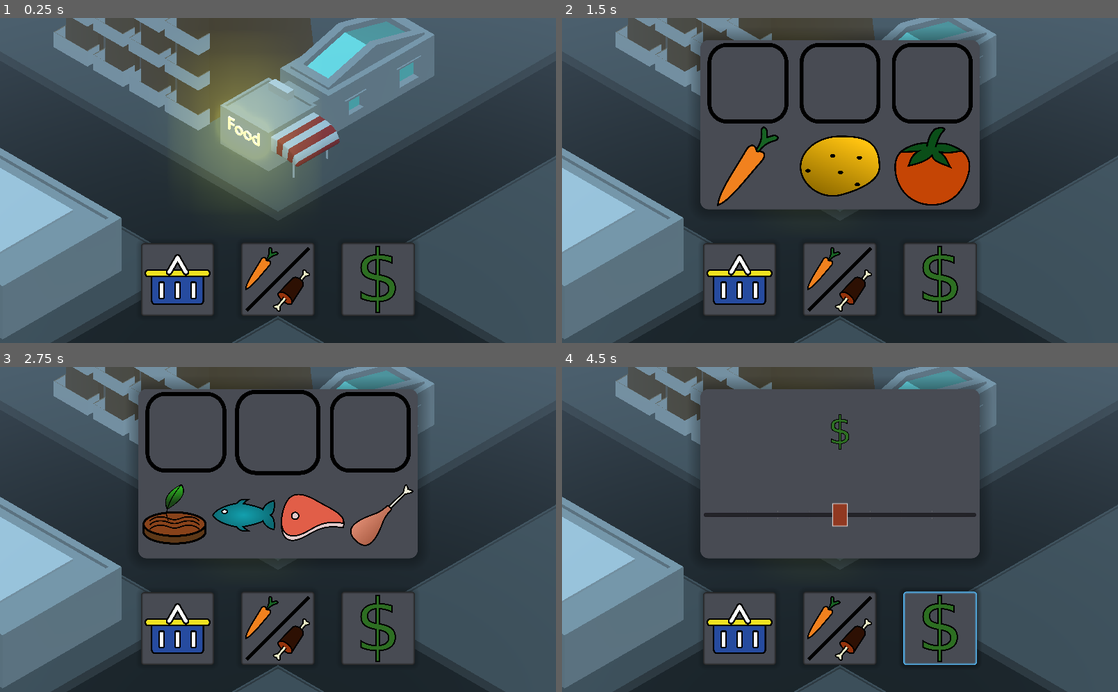
Above: before the commit, frames 1-4 (two rows, left to right).
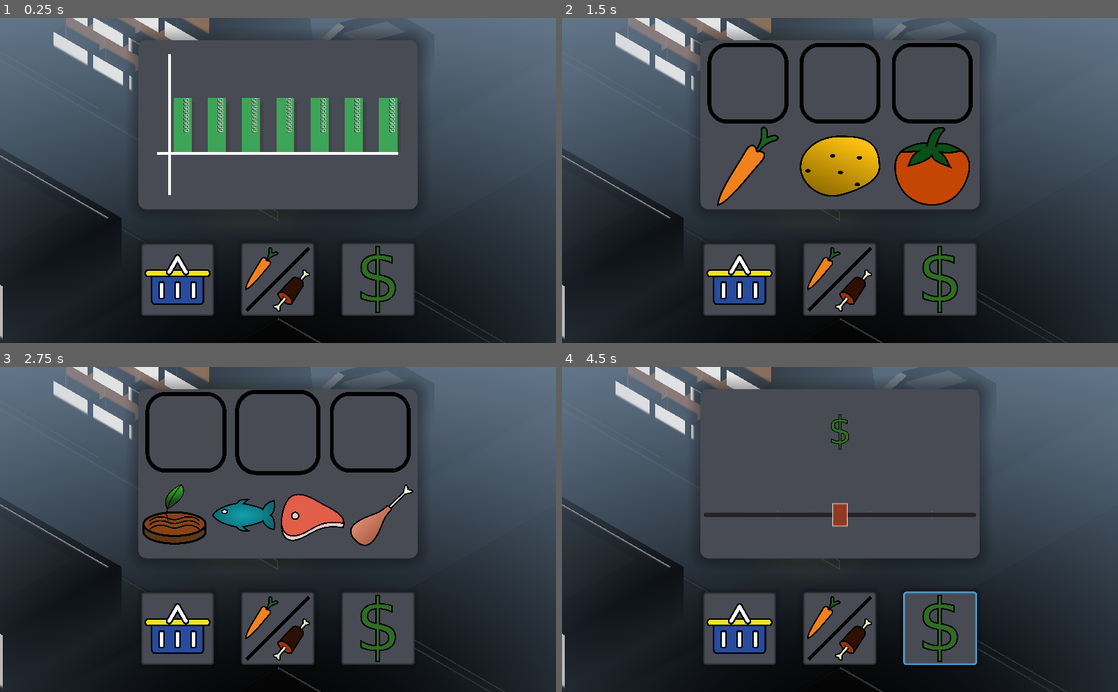
Above: after the commit, the same moments.

Repository: Rhowea/DDUEksamensprojekt
Game: Godot game, scene res://World.tscn
Same seed, same stepped clock (60 frames per second), same inputs: the game is played once before the commit and once after it.
Inputs (mouse positions are in pixels of both pictures, inside the frame that each line leads up to):
- Up to frame 1 (0.25 s): no input
- Up to frame 2 (1.5 s): click (739, 278) at 0.5 s; click (745, 125) at 1.25 s
- Up to frame 3 (2.75 s): click (278, 432) at 2 s
- Up to frame 4 (4.5 s): click (934, 432) at 2.75 s; click (840, 627) at 3.5 s; click (940, 627) at 4.25 s

The runs differ from the first frame. In frame 1, 62% of the frame differs, in the area x 0-100%, y 0-100%; in frame 2, 41%; in frame 3, 41%; in frame 4, 41%.

Commit message:
TODO: Graph resize at different resolutions

Diff:
--- /dev/null
+++ b/Scripts/3dText.gd
@@ -0,0 +1,16 @@
+extends Node
+
+
+# Declare member variables here. Examples:
+# var a = 2
+# var b = "text"
+
+
+# Called when the node enters the scene tree for the first time.
+func _ready():
+	pass # Replace with function body.
+
+
+# Called every frame. 'delta' is the elapsed time since the previous frame.
+#func _process(delta):
+#	pass
--- a/Scripts/Graph.gd
+++ b/Scripts/Graph.gd
@@ -28,7 +28,7 @@
 			bars[n].rect_min_size.y = 10
 			labels[n].text = "0"
 		else:
-			bars[n].rect_min_size.y = (income[n] / 10) * (rect_size.y / 1000)
+			bars[n].rect_min_size.y = (income[n] / 10) * ($Bars.rect_size.y / 500)
 			labels[n].text = String(int(income[n]))
 			print(bars[n].rect_min_size.y)
 	for each in bars:
--- a/Scripts/UI.gd
+++ b/Scripts/UI.gd
@@ -35,6 +35,7 @@
 	"Energy Drink": [0.8, 0.2]
 }
 var serverResponseBody
+signal dayHasPassed()
 
 var http_request : HTTPRequest = HTTPRequest.new()
 const SERVER_URL = "http://kroog.dk/db_test.php"
@@ -201,6 +202,10 @@
 			income[n] = customerAmount * buyerRatio * (price * 100)
 		print(income)
 		set4.setBarHeight(income)
+		emit_signal("dayHasPassed")
+		button4.disabled = true
+		yield($"../../AnimationPlayer", "animation_finished")
+		button4.disabled = false
 		showScreen(set4)
 		set4.playAnim()
 
--- /dev/null
+++ b/Scripts/World.gd
@@ -0,0 +1,6 @@
+extends Spatial
+
+onready var animPlayer = $AnimationPlayer
+
+func _on_MainUI_dayHasPassed():
+	animPlayer.play("Pass day")
--- a/World.tscn
+++ b/World.tscn
@@ -24,6 +24,7 @@
 [ext_resource path="res://Icons/Energy Drink.png" type="Texture" id=22]
 [ext_resource path="res://Icons/Potato.png" type="Texture" id=23]
 [ext_resource path="res://Icons/Water.png" type="Texture" id=24]
+[ext_resource path="res://Scripts/World.gd" type="Script" id=25]
 [ext_resource path="res://Icons/Health and Eco.png" type="Texture" id=26]
 [ext_resource path="res://Scripts/ScoreSubmit.gd" type="Script" id=27]
 [ext_resource path="res://Scripts/HighscoreBoard.gd" type="Script" id=28]
@@ -260,7 +261,35 @@
 size = 33
 font_data = ExtResource( 5 )
 
+[sub_resource type="Animation" id=8]
+resource_name = "Pass day"
+length = 5.0
+tracks/0/type = "bezier"
+tracks/0/path = NodePath("DirectionalLight:rotation_degrees:x")
+tracks/0/interp = 1
+tracks/0/loop_wrap = true
+tracks/0/imported = false
+tracks/0/enabled = true
+tracks/0/keys = {
+"points": PoolRealArray( 0, -0.246064, 9.16222, 0.3, -11.1705, -180, -0.119711, 5.10428, 0.2, -8.52763 ),
+"times": PoolRealArray( 0, 5 )
+}
+
+[sub_resource type="Animation" id=9]
+length = 0.001
+tracks/0/type = "bezier"
+tracks/0/path = NodePath("DirectionalLight:rotation_degrees:x")
+tracks/0/interp = 1
+tracks/0/loop_wrap = true
+tracks/0/imported = false
+tracks/0/enabled = true
+tracks/0/keys = {
+"points": PoolRealArray( 0, -0.25, 0, 0.25, 0 ),
+"times": PoolRealArray( 0 )
+}
+
 [node name="Spatial" type="Spatial"]
+script = ExtResource( 25 )
 
 [node name="Skitse2" parent="." instance=ExtResource( 8 )]
 
@@ -270,6 +299,7 @@
 current = true
 fov = 80.0
 size = 14.7104
+far = 50.0
 
 [node name="MainUI" type="Control" parent="Camera"]
 anchor_right = 1.0
@@ -302,7 +332,6 @@
 alignment = 2
 
 [node name="Panel" type="PanelContainer" parent="Camera/MainUI/AspectRatioContainer/VBoxContainer"]
-visible = false
 margin_right = 504.0
 margin_bottom = 302.0
 size_flags_horizontal = 3
@@ -643,7 +672,7 @@
 anchor_right = 1.0
 anchor_bottom = 1.0
 margin_left = 60.0
-margin_top = -328.0
+margin_top = -281.0
 margin_right = -32.0
 margin_bottom = -100.0
 grow_horizontal = 0
@@ -658,9 +687,9 @@
 anims/RESET = SubResource( 7 )
 
 [node name="ColorRect1" type="ColorRect" parent="Camera/MainUI/AspectRatioContainer/VBoxContainer/Panel/Graph/Bars"]
-margin_top = 128.0
+margin_top = 81.0
 margin_right = 33.0
-margin_bottom = 228.0
+margin_bottom = 181.0
 grow_horizontal = 0
 grow_vertical = 0
 rect_min_size = Vector2( 25, 100 )
@@ -690,9 +719,9 @@
 
 [node name="ColorRect2" type="ColorRect" parent="Camera/MainUI/AspectRatioContainer/VBoxContainer/Panel/Graph/Bars"]
 margin_left = 63.0
-margin_top = 128.0
-margin_right = 96.0
-margin_bottom = 228.0
+margin_top = 81.0
+margin_right = 96.0
+margin_bottom = 181.0
 grow_horizontal = 0
 grow_vertical = 0
 rect_min_size = Vector2( 25, 100 )
@@ -722,9 +751,9 @@
 
 [node name="ColorRect3" type="ColorRect" parent="Camera/MainUI/AspectRatioContainer/VBoxContainer/Panel/Graph/Bars"]
 margin_left = 126.0
-margin_top = 128.0
+margin_top = 81.0
 margin_right = 159.0
-margin_bottom = 228.0
+margin_bottom = 181.0
 grow_horizontal = 0
 grow_vertical = 0
 rect_min_size = Vector2( 25, 100 )
@@ -754,9 +783,9 @@
 
 [node name="ColorRect4" type="ColorRect" parent="Camera/MainUI/AspectRatioContainer/VBoxContainer/Panel/Graph/Bars"]
 margin_left = 189.0
-margin_top = 128.0
+margin_top = 81.0
 margin_right = 222.0
-margin_bottom = 228.0
+margin_bottom = 181.0
 grow_horizontal = 0
 grow_vertical = 0
 rect_min_size = Vector2( 25, 100 )
@@ -786,9 +815,9 @@
 
 [node name="ColorRect5" type="ColorRect" parent="Camera/MainUI/AspectRatioContainer/VBoxContainer/Panel/Graph/Bars"]
 margin_left = 252.0
-margin_top = 128.0
+margin_top = 81.0
 margin_right = 285.0
-margin_bottom = 228.0
+margin_bottom = 181.0
 grow_horizontal = 0
 grow_vertical = 0
 rect_min_size = Vector2( 25, 100 )
@@ -818,9 +847,9 @@
 
 [node name="ColorRect6" type="ColorRect" parent="Camera/MainUI/AspectRatioContainer/VBoxContainer/Panel/Graph/Bars"]
 margin_left = 315.0
-margin_top = 128.0
+margin_top = 81.0
 margin_right = 348.0
-margin_bottom = 228.0
+margin_bottom = 181.0
 grow_horizontal = 0
 grow_vertical = 0
 rect_min_size = Vector2( 25, 100 )
@@ -850,9 +879,9 @@
 
 [node name="ColorRect7" type="ColorRect" parent="Camera/MainUI/AspectRatioContainer/VBoxContainer/Panel/Graph/Bars"]
 margin_left = 378.0
-margin_top = 128.0
+margin_top = 81.0
 margin_right = 412.0
-margin_bottom = 228.0
+margin_bottom = 181.0
 grow_horizontal = 0
 grow_vertical = 0
 rect_min_size = Vector2( 25, 100 )
@@ -1586,6 +1615,7 @@
 autowrap = true
 
 [node name="Buttons" type="HBoxContainer" parent="Camera/MainUI/AspectRatioContainer/VBoxContainer"]
+margin_top = 352.0
 margin_right = 504.0
 margin_bottom = 504.0
 size_flags_horizontal = 5
@@ -1597,16 +1627,16 @@
 
 [node name="AspectRatioContainer" type="AspectRatioContainer" parent="Camera/MainUI/AspectRatioContainer/VBoxContainer/Buttons"]
 margin_right = 134.0
-margin_bottom = 504.0
+margin_bottom = 152.0
 size_flags_horizontal = 3
 size_flags_vertical = 3
 theme = ExtResource( 31 )
 alignment_vertical = 2
 
 [node name="buttonToSet1" type="Button" parent="Camera/MainUI/AspectRatioContainer/VBoxContainer/Buttons/AspectRatioContainer"]
-margin_top = 370.0
+margin_top = 18.0
 margin_right = 134.0
-margin_bottom = 504.0
+margin_bottom = 152.0
 rect_min_size = Vector2( 100, 100 )
 mouse_default_cursor_shape = 2
 size_flags_horizontal = 3
@@ -1621,16 +1651,16 @@
 [node name="AspectRatioContainer2" type="AspectRatioContainer" parent="Camera/MainUI/AspectRatioContainer/VBoxContainer/Buttons"]
 margin_left = 184.0
 margin_right = 319.0
-margin_bottom = 504.0
+margin_bottom = 152.0
 size_flags_horizontal = 3
 size_flags_vertical = 3
 theme = ExtResource( 31 )
 alignment_vertical = 2
 
 [node name="buttonToSet2" type="Button" parent="Camera/MainUI/AspectRatioContainer/VBoxContainer/Buttons/AspectRatioContainer2"]
-margin_top = 369.0
+margin_top = 17.0
 margin_right = 135.0
-margin_bottom = 504.0
+margin_bottom = 152.0
 rect_min_size = Vector2( 100, 100 )
 mouse_default_cursor_shape = 2
 size_flags_horizontal = 3
@@ -1645,16 +1675,16 @@
 [node name="AspectRatioContainer3" type="AspectRatioContainer" parent="Camera/MainUI/AspectRatioContainer/VBoxContainer/Buttons"]
 margin_left = 369.0
 margin_right = 504.0
-margin_bottom = 504.0
+margin_bottom = 152.0
 size_flags_horizontal = 3
 size_flags_vertical = 3
 theme = ExtResource( 31 )
 alignment_vertical = 2
 
 [node name="buttonToSet3" type="Button" parent="Camera/MainUI/AspectRatioContainer/VBoxContainer/Buttons/AspectRatioContainer3"]
-margin_top = 369.0
+margin_top = 17.0
 margin_right = 135.0
-margin_bottom = 504.0
+margin_bottom = 152.0
 rect_min_size = Vector2( 100, 100 )
 mouse_default_cursor_shape = 2
 size_flags_horizontal = 3
@@ -1691,6 +1721,15 @@
 icon = ExtResource( 29 )
 expand_icon = true
 
+[node name="DirectionalLight" type="DirectionalLight" parent="."]
+transform = Transform( 1, 0, 0, 0, 1, 0, 0, 0, 1, 0, 6, 0 )
+shadow_enabled = true
+
+[node name="AnimationPlayer" type="AnimationPlayer" parent="."]
+"anims/Pass day" = SubResource( 8 )
+anims/RESET = SubResource( 9 )
+
+[connection signal="dayHasPassed" from="Camera/MainUI" to="." method="_on_MainUI_dayHasPassed"]
 [connection signal="has_interacted" from="Camera/MainUI/AspectRatioContainer/VBoxContainer/Panel/Ingredients" to="Camera/MainUI" method="_on_Set1_has_interacted"]
 [connection signal="contents_updated" from="Camera/MainUI/AspectRatioContainer/VBoxContainer/Panel/Ingredients/VBoxContainer/HBoxContainer/Slot1" to="Camera/MainUI/AspectRatioContainer/VBoxContainer/Panel/Ingredients" method="_on_slot_contents_updated"]
 [connection signal="pressed" from="Camera/MainUI/AspectRatioContainer/VBoxContainer/Panel/Ingredients/VBoxContainer/HBoxContainer/Slot1" to="Camera/MainUI/AspectRatioContainer/VBoxContainer/Panel/Ingredients" method="_on_TextureButton1_pressed"]
--- a/default_env.tres
+++ b/default_env.tres
@@ -3,7 +3,6 @@
 [sub_resource type="ProceduralSky" id=1]
 
 [resource]
-background_mode = 3
 background_sky = SubResource( 1 )
 fog_enabled = true
 fog_sun_color = Color( 1, 0.901961, 0.701961, 1 )
Not shown: 1 places in World.tscn that only renumber resources
